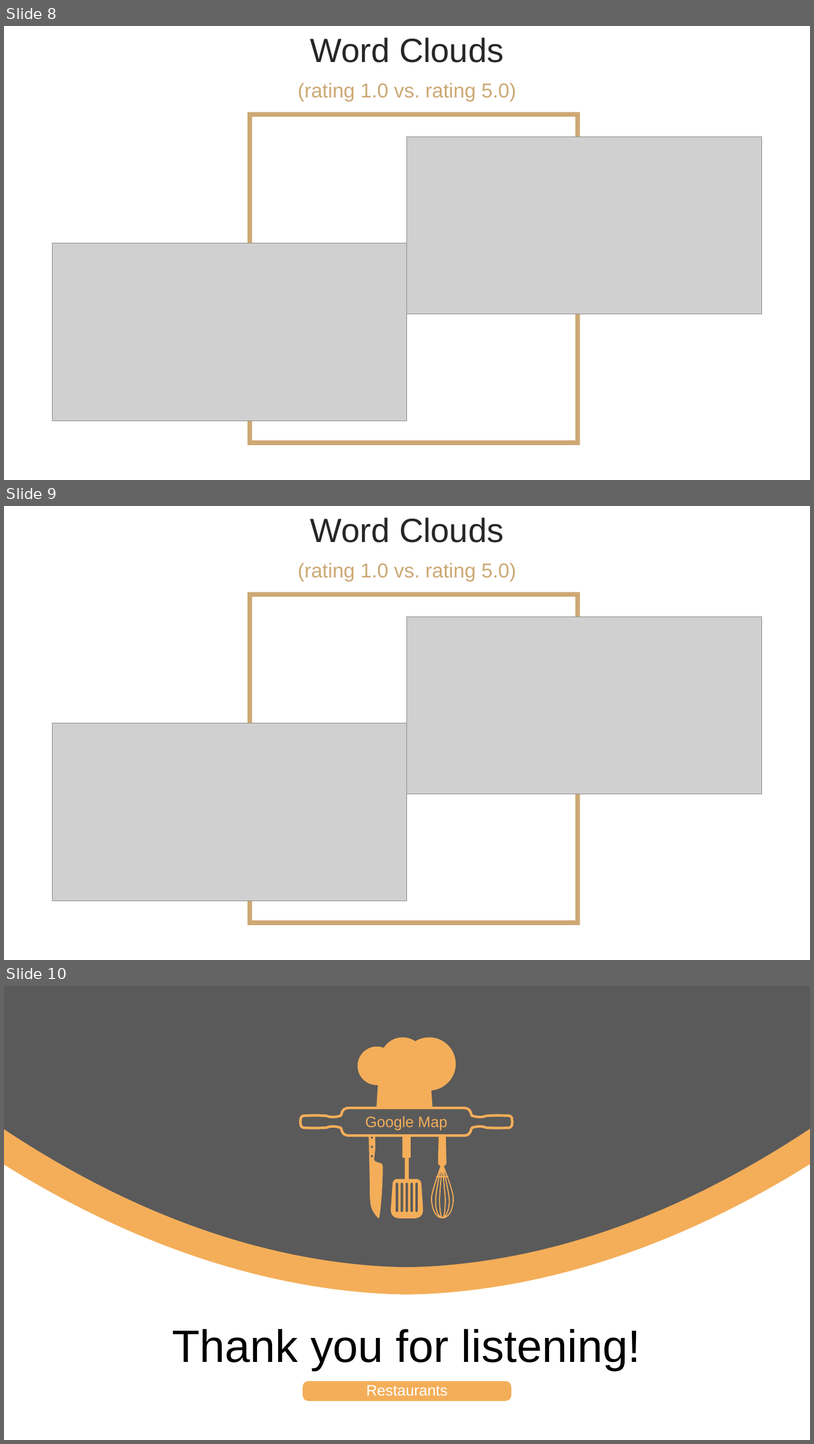
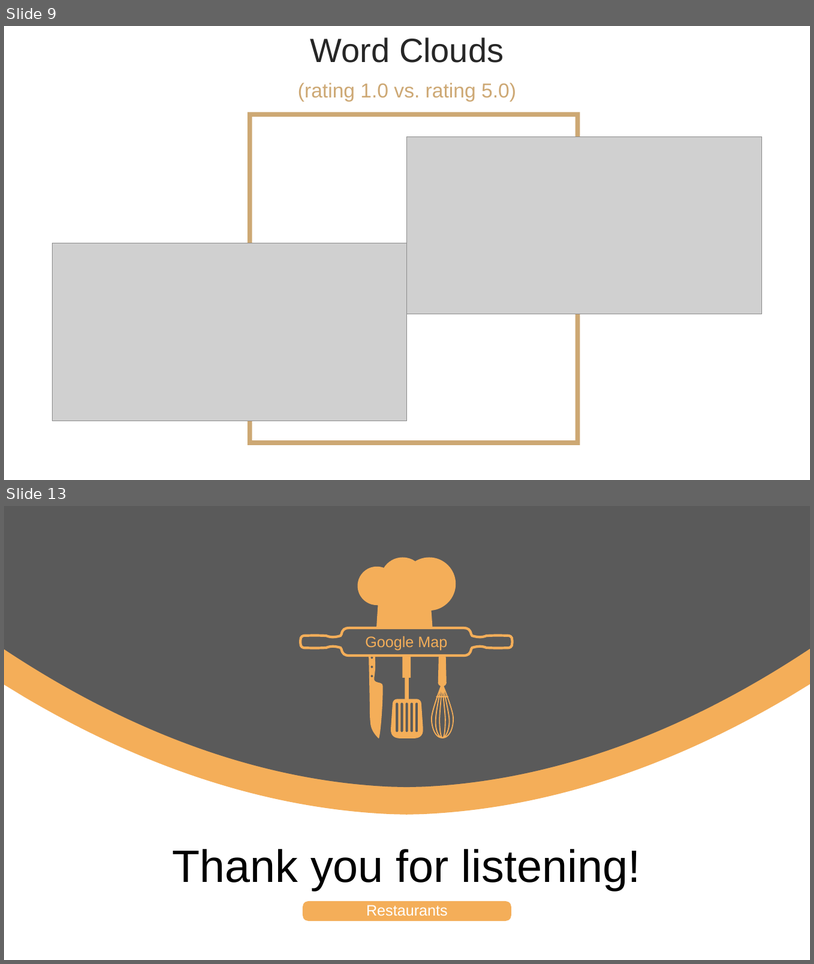
Before and after one commit to ernbilen/Data400_Spring23, a slide deck: Zimeng/Data400 ZimengLiu.pptx. Shown one above the other, each under a label of ours: slides 8, 9 and 10 before the commit, slides 9 and 13 after it; the slides between them are not shown. The pictures are 814x1444 and 814x964 pixels, drawn with LibreOffice and Linux fonts; fonts in the diff are those of the drawing; grey boxes stand for pictures. Boxes give left, top, right and bottom in pixels: in the first picture for what was removed or moved away, otherwise in the second. Text is boxed around its words. In the diff, an @@ line names an element or a change of style, - is before the commit and + after.

```diff
--- a/Zimeng/Data400 ZimengLiu.pptx
+++ b/Zimeng/Data400 ZimengLiu.pptx
@@ slide 9 removed at bbox=[4, 506, 810, 960], background #FFFFFF; not listed: 1 template element that a slide beside it also shows @@
@@ text removed at bbox=[298, 517, 516, 582] @@
-Word Clouds
-(rating 1.0 vs. rating 5.0)
@@ picture removed at bbox=[408, 617, 762, 795] @@
@@ picture removed at bbox=[53, 723, 408, 901] @@
@@ what was slide 8 is now slide 9 @@
@@ what was slide 10 is now slide 13 @@
```
Also in this commit, not shown: 3 slides changed, 4 slides added.
